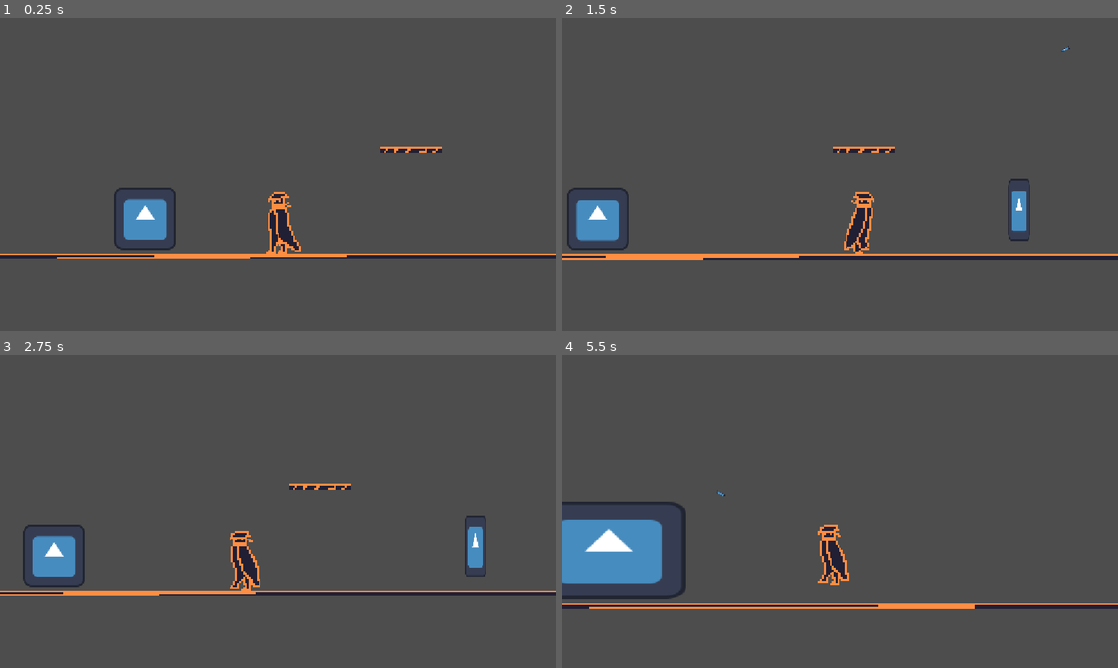
Above: before the commit, frames 1-4 (two rows, left to right).
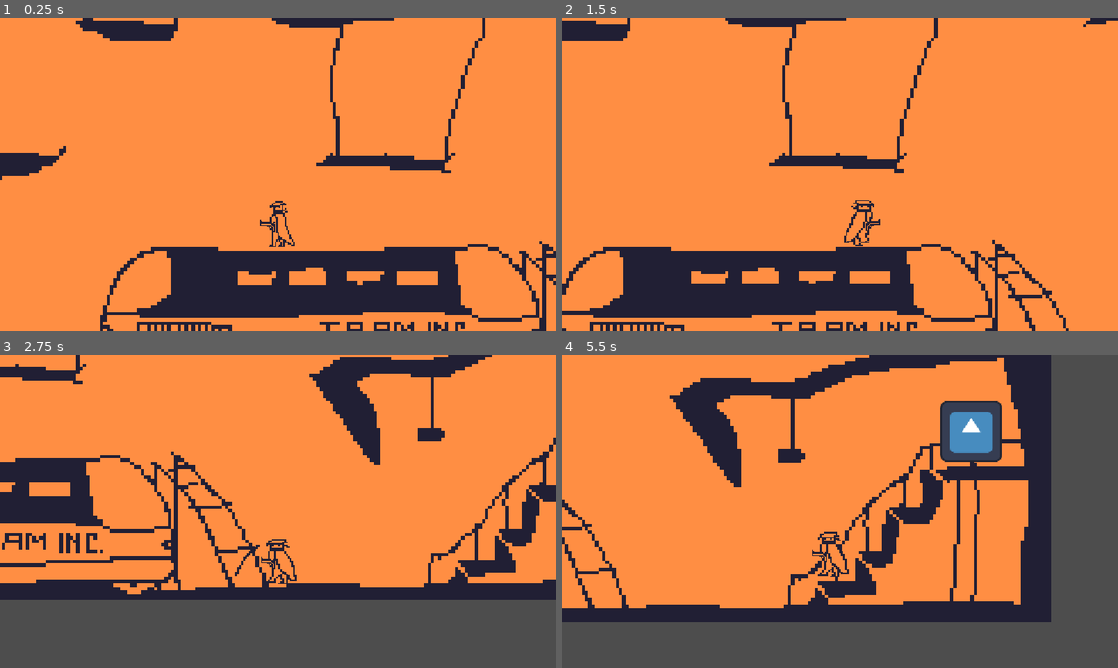
Above: after the commit, the same moments.

Repository: Juan3310/Day-of-a-serial-killer
Game: Godot game, scene res://Scenes/gameplay_tree.tscn
The game is run twice, just before and just after one commit, with the same random seed, the same clock (stepped at 60 frames per second) and the same inputs. The engine's default icon, where the game draws it, is replaced by a stand-in: a white triangle on a blue panel in a dark square.
Inputs (mouse positions are in pixels of both pictures, inside the frame that each line leads up to):
- Up to frame 1 (0.25 s): no input
- Up to frame 2 (1.5 s): tap Enter at 0.5 s; move the mouse to (962, 158) at 0.52 s; hold D (Go right) from 0.53 s (still down); click (962, 158) at 0.6 s; tap Space (Jump) at 0.77 s; move the mouse to (728, 190) at 1.27 s; tap E (Action perform) at 1.35 s
- Up to frame 3 (2.75 s): tap Space (Jump) at 1.52 s; click (166, 527) at 1.55 s; move the mouse to (333, 442) at 2.02 s; release D (Go right) at 2.03 s; hold A (Go left) from 2.03 s (still down); click (333, 442) at 2.1 s
- Up to frame 4 (5.5 s): move the mouse to (812, 574) at 2.77 s; release A (Go left) at 2.78 s; hold D (Go right) 2.78-4.25 s; tap Alt at 2.85 s; tap Space (Jump) at 3.02, 3.77, 5.27 s; click (812, 574) at 3.05 s; move the mouse to (1006, 558) at 3.52 s; tap Shift at 3.6 s; click (1006, 558) at 3.8 s; click (717, 498) at 4.25 s, where only the run before the commit has a clickable "Smoke bomb"; move the mouse to (673, 464) at 5.02 s; hold A (Go left) from 5.03 s (still down); click (673, 464) at 5.1 s

The runs differ from the first frame. In frame 1, 99% of the frame differs, in the area x 0-100%, y 0-100%; in frame 2, 99%; in frame 3, 77%; in frame 4, 73%.

Commit message:
Subway level, improved graphics, weaponry
The subway level is here and it works, the shop UI received an update to fit the 2 colour limit, the gun now has a cooldown, same as a newly addec quick-meele, which is used when there ain't no bullets left

Diff:
--- a/Scenes/Ground.tscn
+++ b/Scenes/Ground.tscn
@@ -7,7 +7,7 @@
 shader = ExtResource("1_s7q8l")
 
 [sub_resource type="RectangleShape2D" id="RectangleShape2D_s7q8l"]
-size = Vector2(134.125, 16.75)
+size = Vector2(128, 12)
 
 [node name="GroundTile" type="StaticBody2D" unique_id=967300120]
 
@@ -19,5 +19,5 @@
 texture = ExtResource("1_rxw4n")
 
 [node name="CollisionShape2D" type="CollisionShape2D" parent="." unique_id=690734589]
-position = Vector2(2.0625, 0.375)
+position = Vector2(2, -2)
 shape = SubResource("RectangleShape2D_s7q8l")
--- a/Scenes/bullet.tscn
+++ b/Scenes/bullet.tscn
@@ -16,3 +16,5 @@
 
 [node name="CollisionShape2D" type="CollisionShape2D" parent="." unique_id=1488860064]
 shape = SubResource("RectangleShape2D_oduel")
+
+[connection signal="body_entered" from="." to="." method="_on_body_entered"]
--- a/Scenes/gameplay_tree.tscn
+++ b/Scenes/gameplay_tree.tscn
@@ -3,7 +3,7 @@
 [ext_resource type="Shader" uid="uid://bws8wlcrr6eyj" path="res://Scenes/inversion.gdshader" id="1_5arsr"]
 [ext_resource type="Script" uid="uid://q46b15v17pbm" path="res://Scripts/gameplay.gd" id="1_cpys3"]
 [ext_resource type="PackedScene" uid="uid://dn6dfgme65wra" path="res://Scenes/killer.tscn" id="1_um0va"]
-[ext_resource type="PackedScene" uid="uid://bjca532v6f6vy" path="res://Scenes/Ground.tscn" id="2_7rkwj"]
+[ext_resource type="Texture2D" uid="uid://7vfcqyay3afx" path="res://Items/SubwayLevel.png" id="3_qll42"]
 [ext_resource type="PackedScene" uid="uid://dwpoki2oemcjr" path="res://Scenes/poster.tscn" id="4_dd25c"]
 [ext_resource type="PackedScene" uid="uid://c3pes6g278i82" path="res://Scenes/target.tscn" id="5_dd25c"]
 [ext_resource type="PackedScene" uid="uid://ctg3ltutds2u6" path="res://Scenes/shop.tscn" id="6_fkb2u"]
@@ -18,25 +18,52 @@
 material = SubResource("ShaderMaterial_srufm")
 script = ExtResource("1_cpys3")
 
-[node name="GroundTile" parent="." unique_id=967300120 instance=ExtResource("2_7rkwj")]
-position = Vector2(66, 636)
-scale = Vector2(50, 1)
+[node name="LevelGround" type="Sprite2D" parent="." unique_id=993192541]
+texture_filter = 1
+scale = Vector2(7, 7)
+texture = ExtResource("3_qll42")
 
-[node name="GroundTile2" parent="." unique_id=1613069263 instance=ExtResource("2_7rkwj")]
-position = Vector2(297, 415)
+[node name="StaticBody2D" type="StaticBody2D" parent="LevelGround" unique_id=1284100995]
+
+[node name="CollisionPolygon2D" type="CollisionPolygon2D" parent="LevelGround/StaticBody2D" unique_id=741685996]
+polygon = PackedVector2Array(-82.75, 69.75, -83.25, 53.25, -79, 41.75, -68.75, 33.25, 10.75, 32.75, 34, 33, 47.25, 31.5, 56, 39.5, 63.5, 47.25, 70, 59, 74.5, 70.75)
+
+[node name="CollisionPolygon2D4" type="CollisionPolygon2D" parent="LevelGround/StaticBody2D" unique_id=1877055325]
+polygon = PackedVector2Array(74.428566, 70.14285, 120.285706, 70.57143, 133.42856, 70.57143, 133.99998, 67.428566, 147.71428, 67.28571, 146.85713, 58.42857, 153.71428, 58.571426, 155.2857, 45.42857, 166.99998, 45.714283, 168.42856, 32.42857, 192.99998, 32.999996, 184.85713, -3.142857, 156.42856, 0.14285713, 128.57143, 7.4285707, 103.428566, 8.571428, 99.57143, 10.428571, 106.285706, 18.42857, 107.85714, 34.285713, 105.14285, 34.285713, 86.71428, 8.142857, 95.57143, 3.4285712, 127.428566, 3.7142854, 147.2857, -4.142857, 168.85713, -6.9999995, 184.71428, -6.7142854, 188.71428, -29.571426, 185.99998, -48.85714, 172.71428, -69.85714, 173.2857, -74.85714, 199.99998, -74.85714, 199.99998, 73.99999, 73.14285, 74.28571)
+
+[node name="CollisionPolygon2D2" type="CollisionPolygon2D" parent="LevelGround/StaticBody2D" unique_id=674679291]
+polygon = PackedVector2Array(-20.25, 8, -16, 5.5, 18.75, 7, 18.25, 10.5)
+
+[node name="CollisionPolygon2D3" type="CollisionPolygon2D" parent="LevelGround/StaticBody2D" unique_id=780577353]
+polygon = PackedVector2Array(-97.25, 5.75, -120.25, 5.25, -122.25, 33.75, -188.5, 32, -184.75, -4.25, -158.5, -3.25, -158.5, -7, -183.75, -8, -179.25, -40.5, -171.25, -71.5, -105.25, -72.25, -78.5, -73.25, -64.75, -69.25, -39.5, -69.25, -20.5, -72.25, 10.25, -71.75, 25, -68.25, 38.25, -69, 53.5, -70.25, 171.25, -70, 171.25, -75, -199, -74.75, -200.25, 74.5, -191.5, 74.5, -188.75, 35.5, -149.25, 36, -143.75, 38, -134.75, 38, -120.75, 35.25, -116.5, 13.25, -101.5, 9.75)
+
+[node name="CollisionPolygon2D5" type="CollisionPolygon2D" parent="LevelGround/StaticBody2D" unique_id=1095725748]
+polygon = PackedVector2Array(-149.85713, -32.142857, -149.99998, -36.571426, -129.14285, -36.285713, -130.42856, -69.99999, -128.42856, -69.99999, -127.57142, -35.714283, -116.85714, -35.714283, -117.14285, -31.42857)
+
+[node name="CollisionPolygon2D6" type="CollisionPolygon2D" parent="LevelGround/StaticBody2D" unique_id=1632494382]
+polygon = PackedVector2Array(-90.99999, -33.714283, -61.428566, -33.42857, -61.428566, -27.571426, -90.85714, -27.999998)
+
+[node name="CollisionPolygon2D7" type="CollisionPolygon2D" parent="LevelGround/StaticBody2D" unique_id=1487393558]
+polygon = PackedVector2Array(-33.142857, -34.85714, -29.42857, -37.285713, 21.857141, -40.85714, 40.85714, -40.714283, 38.999996, -35.142857, 3.2857141, -34.85714, -12.999999, -32.571426, -31.857141, -33.142857)
+
+[node name="CollisionPolygon2D8" type="CollisionPolygon2D" parent="LevelGround/StaticBody2D" unique_id=2015574772]
+polygon = PackedVector2Array(74.28571, -32.999996, 75.57143, -38.999996, 115.71428, -40.999996, 153.57143, -40.714283, 153.14285, -34.85714, 88.85714, -34.714283)
+
+[node name="CollisionPolygon2D9" type="CollisionPolygon2D" parent="LevelGround/StaticBody2D" unique_id=1412695117]
+polygon = PackedVector2Array(-191.2857, 74.85714, -190.42856, 68.428566, -83.14285, 69.85714, -83.428566, 75.14285)
 
 [node name="Poster" parent="." unique_id=1173825111 instance=ExtResource("4_dd25c")]
-position = Vector2(621, 537)
+position = Vector2(-1000, -361)
 
 [node name="Target" parent="." unique_id=226955712 instance=ExtResource("5_dd25c")]
-position = Vector2(-252, 556)
+position = Vector2(1234, 131)
+
+[node name="Shop" parent="." unique_id=341139742 instance=ExtResource("6_fkb2u")]
+position = Vector2(-1144, 408)
 
 [node name="Killer" parent="." unique_id=1137907393 instance=ExtResource("1_um0va")]
 material = SubResource("ShaderMaterial_4lk16")
-position = Vector2(22, 563)
-
-[node name="Shop" parent="." unique_id=341139742 instance=ExtResource("6_fkb2u")]
-position = Vector2(1008, 518)
+position = Vector2(-220, 168)
 
 [connection signal="inspect" from="Poster" to="." method="_poster_inspected"]
 [connection signal="got_shot" from="Target" to="." method="_on_target_got_shot"]
--- a/Scenes/killer.tscn
+++ b/Scenes/killer.tscn
@@ -4,12 +4,12 @@
 [ext_resource type="Texture2D" uid="uid://c038gcdpgni52" path="res://Items/KillerExist.png" id="1_nw6c6"]
 [ext_resource type="Shader" uid="uid://bws8wlcrr6eyj" path="res://Scenes/inversion.gdshader" id="2_5tl0p"]
 [ext_resource type="Texture2D" uid="uid://cc2l5yt587j5e" path="res://Items/KillerWalk.png" id="4_kjvon"]
-
-[sub_resource type="ShaderMaterial" id="ShaderMaterial_qll42"]
-shader = ExtResource("2_5tl0p")
+[ext_resource type="Texture2D" uid="uid://bjek8ras2yv4d" path="res://Items/PistolGun.png" id="5_282w8"]
+[ext_resource type="Texture2D" uid="uid://cakrd63a65wic" path="res://Items/Chop.png" id="6_srufm"]
+[ext_resource type="Script" uid="uid://2m2fpsbuimeh" path="res://Scripts/chop.gd" id="7_dqkkw"]
 
 [sub_resource type="RectangleShape2D" id="RectangleShape2D_4lk16"]
-size = Vector2(48, 127)
+size = Vector2(48, 96)
 
 [sub_resource type="ShaderMaterial" id="ShaderMaterial_ked4q"]
 shader = ExtResource("2_5tl0p")
@@ -72,15 +72,11 @@
 "speed": 5.0
 }]
 
+[sub_resource type="ShaderMaterial" id="ShaderMaterial_qll42"]
+shader = ExtResource("2_5tl0p")
+
 [node name="Killer" type="CharacterBody2D" unique_id=1137907393]
 script = ExtResource("1_4lk16")
-
-[node name="KillerExist" type="Sprite2D" parent="." unique_id=1469760295]
-visible = false
-texture_filter = 1
-material = SubResource("ShaderMaterial_qll42")
-scale = Vector2(4, 4)
-texture = ExtResource("1_nw6c6")
 
 [node name="CollisionShape2D" type="CollisionShape2D" parent="." unique_id=531360438]
 shape = SubResource("RectangleShape2D_4lk16")
@@ -93,5 +89,37 @@
 [node name="AnimatedSprite2D" type="AnimatedSprite2D" parent="." unique_id=489356480]
 texture_filter = 1
 material = SubResource("ShaderMaterial_ked4q")
+scale = Vector2(3, 3)
+sprite_frames = SubResource("SpriteFrames_kyn8l")
+
+[node name="Node2D" type="Node2D" parent="." unique_id=341417870]
+
+[node name="Pistol" type="Sprite2D" parent="Node2D" unique_id=1469760295]
+texture_filter = 1
+material = SubResource("ShaderMaterial_qll42")
+position = Vector2(-20, 0)
+scale = Vector2(2, 2)
+texture = ExtResource("5_282w8")
+flip_h = true
+
+[node name="Chop" type="Sprite2D" parent="Node2D" unique_id=1173327467]
+visible = false
+texture_filter = 1
+position = Vector2(-65, 0)
 scale = Vector2(4, 4)
-sprite_frames = SubResource("SpriteFrames_kyn8l")
+texture = ExtResource("6_srufm")
+flip_h = true
+script = ExtResource("7_dqkkw")
+
+[node name="ChoppingTime" type="Timer" parent="Node2D/Chop" unique_id=609224395]
+one_shot = true
+
+[node name="Area2D" type="Area2D" parent="Node2D/Chop" unique_id=1721604194]
+
+[node name="CollisionPolygon2D" type="CollisionPolygon2D" parent="Node2D/Chop/Area2D" unique_id=322337085]
+polygon = PackedVector2Array(-5.25, 8, -4, 7, -3, 4, -2, 2, -1, 0, 0, -1, 1, -2, 2, -3, 3, -4, 5, -5, 6, -6, 7, -7, 7, -8, 5, -8, 4, -7, 2, -6, 1, -5, 0, -4, -1, -3, -2, -2, -3, 0, -4, 2, -5, 3, -6, 6, -6, 8)
+
+[node name="Cooldown" type="Timer" parent="Node2D" unique_id=310379253]
+one_shot = true
+
+[connection signal="karate_chop" from="." to="Node2D/Chop" method="_on_killer_karate_chop"]
--- a/Scenes/shop.tscn
+++ b/Scenes/shop.tscn
@@ -5,18 +5,18 @@
 [ext_resource type="PackedScene" uid="uid://bccpm34exidms" path="res://Scenes/shop_ui.tscn" id="2_2shtd"]
 
 [sub_resource type="RectangleShape2D" id="RectangleShape2D_2shtd"]
-size = Vector2(418, 132)
+size = Vector2(584, 132)
 
 [node name="Shop" type="Area2D" unique_id=341139742]
 script = ExtResource("1_io27d")
 
 [node name="Sprite2D" type="Sprite2D" parent="." unique_id=1725338876]
 position = Vector2(0, -2.3841858e-07)
-scale = Vector2(2.5, 1.5703125)
+scale = Vector2(2, 1.256)
 texture = ExtResource("1_a0mxf")
 
 [node name="CollisionShape2D" type="CollisionShape2D" parent="." unique_id=2078892612]
-position = Vector2(0, 35)
+position = Vector2(0, 15)
 shape = SubResource("RectangleShape2D_2shtd")
 
 [node name="ShopUI" parent="." unique_id=1249411613 instance=ExtResource("2_2shtd")]
--- a/Scenes/shop_ui.tscn
+++ b/Scenes/shop_ui.tscn
@@ -1,6 +1,25 @@
 [gd_scene format=3 uid="uid://bccpm34exidms"]
 
 [ext_resource type="Script" uid="uid://dcynpg8pcb0n0" path="res://Scripts/smoke_bomb_buy.gd" id="1_pvcbr"]
+
+[sub_resource type="StyleBoxFlat" id="StyleBoxFlat_v6quj"]
+bg_color = Color(0.12941177, 0.12156863, 0.20392157, 1)
+
+[sub_resource type="StyleBoxFlat" id="StyleBoxFlat_2imj2"]
+draw_center = false
+border_width_left = 1
+border_width_top = 1
+border_width_right = 1
+border_width_bottom = 1
+border_color = Color(1, 0.5568628, 0.2627451, 1)
+
+[sub_resource type="StyleBoxEmpty" id="StyleBoxEmpty_o75od"]
+
+[sub_resource type="StyleBoxEmpty" id="StyleBoxEmpty_a7r41"]
+
+[sub_resource type="StyleBoxEmpty" id="StyleBoxEmpty_v6quj"]
+
+[sub_resource type="StyleBoxEmpty" id="StyleBoxEmpty_60nai"]
 
 [node name="ShopUI" type="Control" unique_id=1249411613]
 layout_mode = 3
@@ -23,6 +42,7 @@
 offset_bottom = 65.0
 grow_horizontal = 2
 grow_vertical = 2
+theme_override_styles/panel = SubResource("StyleBoxFlat_v6quj")
 
 [node name="VBoxContainer" type="VBoxContainer" parent="Panel" unique_id=1894193553]
 layout_mode = 1
@@ -39,6 +59,8 @@
 offset_transform_enabled = true
 offset_transform_position = Vector2(0, 20)
 offset_transform_scale = Vector2(1.6, 1.6)
+theme_override_colors/font_color = Color(1, 0.5568628, 0.2627451, 1)
+theme_override_colors/font_outline_color = Color(1, 0.5568628, 0.2627451, 1)
 text = "BUY SOMETHING AND GET OUT!"
 
 [node name="HBoxContainer" type="HBoxContainer" parent="Panel/VBoxContainer" unique_id=1619264107]
@@ -49,16 +71,57 @@
 [node name="SmokeBuy" type="Button" parent="Panel/VBoxContainer/HBoxContainer" unique_id=1630585883]
 layout_mode = 2
 offset_transform_enabled = true
+theme_override_colors/font_color = Color(1, 0.5568628, 0.2627451, 1)
+theme_override_colors/font_focus_color = Color(1, 0.5568628, 0.2627451, 1)
+theme_override_colors/font_pressed_color = Color(1, 0.5568628, 0.2627451, 1)
+theme_override_colors/font_hover_color = Color(1, 0.5568628, 0.2627451, 1)
+theme_override_colors/font_hover_pressed_color = Color(1, 0.5568628, 0.2627451, 1)
+theme_override_colors/font_disabled_color = Color(1, 0.5568628, 0.2627451, 1)
+theme_override_colors/font_outline_color = Color(1, 0.5568628, 0.2627451, 1)
+theme_override_styles/normal = SubResource("StyleBoxFlat_2imj2")
+theme_override_styles/pressed = SubResource("StyleBoxEmpty_o75od")
+theme_override_styles/hover = SubResource("StyleBoxEmpty_a7r41")
+theme_override_styles/disabled = SubResource("StyleBoxEmpty_v6quj")
+theme_override_styles/focus = SubResource("StyleBoxEmpty_60nai")
 text = "Smoke bomb"
 script = ExtResource("1_pvcbr")
 
-[node name="Button2" type="Button" parent="Panel/VBoxContainer/HBoxContainer" unique_id=1670701419]
+[node name="SmokeBuy3" type="Button" parent="Panel/VBoxContainer/HBoxContainer" unique_id=1073861235]
 layout_mode = 2
-text = "More speed"
+offset_transform_enabled = true
+theme_override_colors/font_color = Color(1, 0.5568628, 0.2627451, 1)
+theme_override_colors/font_focus_color = Color(1, 0.5568628, 0.2627451, 1)
+theme_override_colors/font_pressed_color = Color(1, 0.5568628, 0.2627451, 1)
+theme_override_colors/font_hover_color = Color(1, 0.5568628, 0.2627451, 1)
+theme_override_colors/font_hover_pressed_color = Color(1, 0.5568628, 0.2627451, 1)
+theme_override_colors/font_disabled_color = Color(1, 0.5568628, 0.2627451, 1)
+theme_override_colors/font_outline_color = Color(1, 0.5568628, 0.2627451, 1)
+theme_override_styles/normal = SubResource("StyleBoxFlat_2imj2")
+theme_override_styles/pressed = SubResource("StyleBoxEmpty_o75od")
+theme_override_styles/hover = SubResource("StyleBoxEmpty_a7r41")
+theme_override_styles/disabled = SubResource("StyleBoxEmpty_v6quj")
+theme_override_styles/focus = SubResource("StyleBoxEmpty_60nai")
+text = "Smoke bomb"
+script = ExtResource("1_pvcbr")
 
-[node name="Button3" type="Button" parent="Panel/VBoxContainer/HBoxContainer" unique_id=107953292]
+[node name="SmokeBuy2" type="Button" parent="Panel/VBoxContainer/HBoxContainer" unique_id=1851807544]
 layout_mode = 2
-text = "More bullet
-"
+offset_transform_enabled = true
+theme_override_colors/font_color = Color(1, 0.5568628, 0.2627451, 1)
+theme_override_colors/font_focus_color = Color(1, 0.5568628, 0.2627451, 1)
+theme_override_colors/font_pressed_color = Color(1, 0.5568628, 0.2627451, 1)
+theme_override_colors/font_hover_color = Color(1, 0.5568628, 0.2627451, 1)
+theme_override_colors/font_hover_pressed_color = Color(1, 0.5568628, 0.2627451, 1)
+theme_override_colors/font_disabled_color = Color(1, 0.5568628, 0.2627451, 1)
+theme_override_colors/font_outline_color = Color(1, 0.5568628, 0.2627451, 1)
+theme_override_styles/normal = SubResource("StyleBoxFlat_2imj2")
+theme_override_styles/pressed = SubResource("StyleBoxEmpty_o75od")
+theme_override_styles/hover = SubResource("StyleBoxEmpty_a7r41")
+theme_override_styles/disabled = SubResource("StyleBoxEmpty_v6quj")
+theme_override_styles/focus = SubResource("StyleBoxEmpty_60nai")
+text = "Smoke bomb"
+script = ExtResource("1_pvcbr")
 
 [connection signal="gui_input" from="Panel/VBoxContainer/HBoxContainer/SmokeBuy" to="Panel/VBoxContainer/HBoxContainer/SmokeBuy" method="_on_gui_input"]
+[connection signal="gui_input" from="Panel/VBoxContainer/HBoxContainer/SmokeBuy3" to="Panel/VBoxContainer/HBoxContainer/SmokeBuy3" method="_on_gui_input"]
+[connection signal="gui_input" from="Panel/VBoxContainer/HBoxContainer/SmokeBuy2" to="Panel/VBoxContainer/HBoxContainer/SmokeBuy2" method="_on_gui_input"]
--- a/Scripts/bullet.gd
+++ b/Scripts/bullet.gd
@@ -2,7 +2,7 @@
 
 var direction : Vector2
 var shoot_position : Vector2
-var speed := 900.0
+var speed := 1100.0
 # Called when the node enters the scene tree for the first time.
 func _ready() -> void:
 	position = shoot_position
@@ -13,3 +13,8 @@
 # Called every frame. 'delta' is the elapsed time since the previous frame.
 func _process(delta: float) -> void:
 	position += direction * speed * delta
+
+
+func _on_body_entered(body: Node2D) -> void:
+	if body is StaticBody2D:
+		queue_free()
--- /dev/null
+++ b/Scripts/chop.gd
@@ -0,0 +1,17 @@
+extends Sprite2D
+
+var timer : Timer
+# Called when the node enters the scene tree for the first time.
+func _ready() -> void:
+	timer = $ChoppingTime
+	visible = false
+
+func _process(delta: float) -> void:
+	if timer.time_left == 0:
+		visible = false
+
+func _on_killer_karate_chop() -> void:
+	visible = true
+	timer.start()
+	if timer.time_left == 0:
+		visible = false
--- a/Scripts/gameplay.gd
+++ b/Scripts/gameplay.gd
@@ -8,7 +8,7 @@
 	target_checklisted = false
 	$Shop/ShopUI/Panel/VBoxContainer/HBoxContainer/SmokeBuy.bought.connect(on_buy)
 	$Shop/ShopUI/Panel/VBoxContainer/HBoxContainer/SmokeBuy.stole.connect(on_steal)
-	RenderingServer.global_shader_parameter_set("inversion", true)
+	RenderingServer.global_shader_parameter_set("inversion", false)
 
 
 func _process(_delta: float) -> void:
--- a/Scripts/killer.gd
+++ b/Scripts/killer.gd
@@ -6,15 +6,23 @@
 var JUMP_CAP = -600
 var ACCEL = 10
 
+var bullet_count : int
+var cd_timer : Timer
+
 var direction
 var looking_at = 0
 
 var aiming_direction : Vector2
 
 signal shoot(direction : Vector2, killer_position : Vector2)
+signal karate_chop
 
 func _ready() -> void:
+	cd_timer = $Node2D/Cooldown
+
 	SPEED_NOW = 0
+
+	bullet_count = 2
 
 func _physics_process(delta: float) -> void:
 	aiming_direction = get_local_mouse_position().normalized()
@@ -36,8 +44,10 @@
 
 	if direction == 1:
 		$AnimatedSprite2D.scale.x = -4 * direction
+		$Node2D.scale.x = -1
 	elif direction == -1:
 		$AnimatedSprite2D.scale.x = -4 * direction
+		$Node2D.scale.x = 1
 
 	if direction != 0:
 		if is_on_floor():
@@ -60,5 +70,15 @@
 	move_and_slide()
 
 func _process(_delta: float) -> void:
-	if Input.is_action_just_pressed("Shoot"):
-		shoot.emit(aiming_direction, position)
+	if bullet_count > 0:
+		cd_timer.wait_time = 0.5
+	else:
+		cd_timer.wait_time = 1.5
+
+	if Input.is_action_just_pressed("Shoot") and cd_timer.time_left == 0:
+		cd_timer.start()
+		if bullet_count > 0:
+			shoot.emit(aiming_direction, position + Vector2(20 * looking_at, 0))
+			bullet_count -= 1
+		else:
+			karate_chop.emit()
Binary file added: Items/Chop.png
Not shown, added: Items/Chop.png.import
Binary file added: Items/PistolGun.png
Not shown, added: Items/PistolGun.png.import
Binary file added: Items/SubwayLevel.png
Not shown, added: Items/SubwayLevel.png.import
Not shown, added: Scripts/chop.gd.uid
Not shown, added: Scenes/bullet.tscn6870209776.tmp
